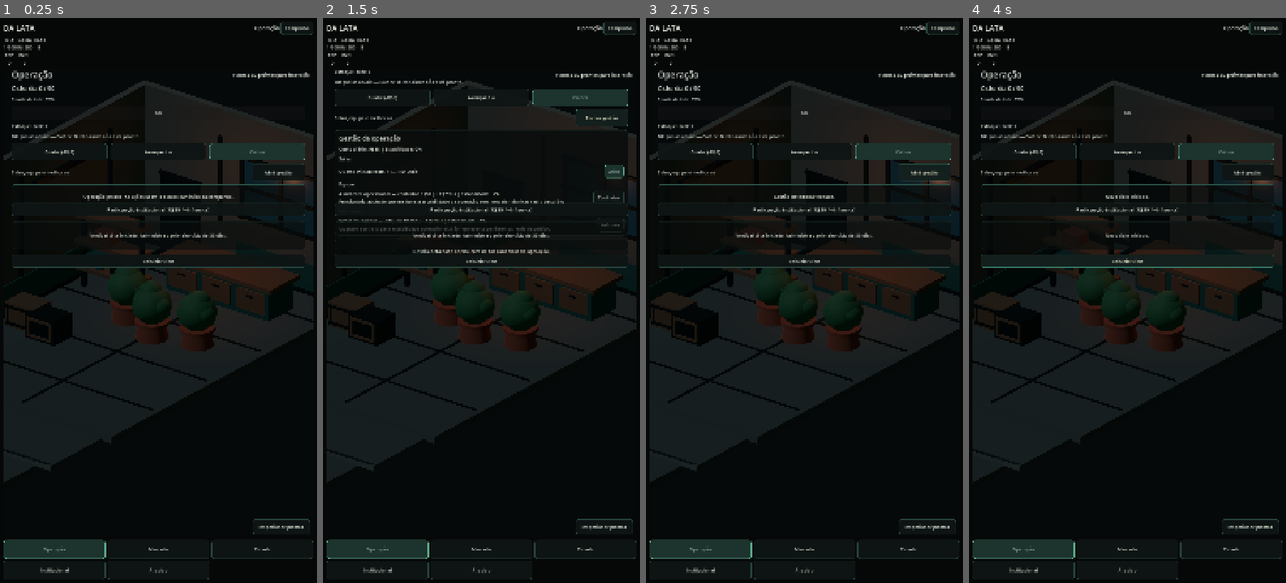
Above: before the commit, frames 1-4 (left to right).
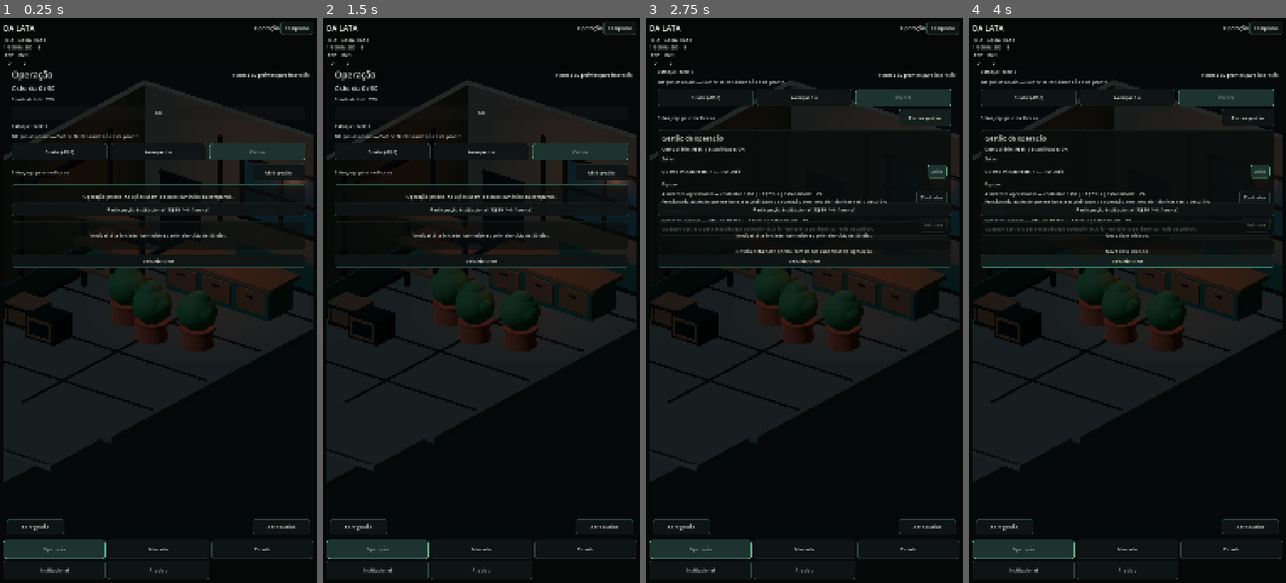
Above: after the commit, the same moments.

Repository: az1nn/growing-rio
Game: Godot game, scene res://scenes/shell/game_shell.tscn
Same seed, same stepped clock (60 frames per second), same inputs: the game is played once before the commit and once after it.
Inputs:
- Up to frame 1 (0.25 s): no input
- Up to frame 2 (1.5 s): click "Inspecionar plantas" (after the commit: "Abrir cultivo") at 0.5 s; click "Abrir gestão" at 1.25 s
- Up to frame 3 (2.75 s): click "Fechar gestão" (after the commit: "Abrir gestão") at 2 s
- Up to frame 4 (4 s): click "Reiniciar ciclo" at 2.75 s; click "Reiniciar ciclo" at 3.5 s

The runs differ from the first frame. In frame 1, 0.2% of the frame differs, in the area x 2-96%, y 88-92%; in frame 2, 6.1%, in the area x 2-97%, y 9-92%; in frame 3, 5.9%; in frame 4, 5.8%.
Error before the commit: Invalid assignment of property or key 'accessibility_name' with value of type 'String' on a base object of type 'null instance'. (res://scenes/visual/operation…

Commit message:
feat(011): add Operation management hotspot

Diff:
--- a/scenes/visual/operation_diorama.tscn
+++ b/scenes/visual/operation_diorama.tscn
@@ -108,7 +108,10 @@
 size = Vector3(4.6, 0.18, 3.6)
 
 [sub_resource type="BoxShape3D" id="Shape_plant_cluster"]
-size = Vector3(4.8, 2.8, 3.2)
+size = Vector3(3.4, 2.4, 2.4)
+
+[sub_resource type="BoxShape3D" id="Shape_management_storage"]
+size = Vector3(1.45, 2.6, 1.35)
 
 [node name="OperationDiorama" type="SubViewportContainer"]
 layout_mode = 1
@@ -138,6 +141,15 @@
 
 [node name="CollisionShape3D" type="CollisionShape3D" parent="Viewport/World/InteractivePlantCluster"]
 shape = SubResource("Shape_plant_cluster")
+
+[node name="ManagementStorageInteraction" type="Area3D" parent="Viewport/World"]
+position = Vector3(-2.1, 1.42, -0.45)
+input_ray_pickable = true
+collision_layer = 1
+collision_mask = 1
+
+[node name="CollisionShape3D" type="CollisionShape3D" parent="Viewport/World/ManagementStorageInteraction"]
+shape = SubResource("Shape_management_storage")
 
 [node name="WorldEnvironment" type="WorldEnvironment" parent="Viewport/World"]
 environment = SubResource("Environment_operation")
@@ -662,6 +674,20 @@
 mouse_filter = 2
 text = "Plantas 3D prontas para interação"
 horizontal_alignment = 2
+
+[node name="ManagementActionButton" type="Button" parent="."]
+z_index = 20
+custom_minimum_size = Vector2(190, 48)
+layout_mode = 1
+anchors_preset = 2
+anchor_top = 1.0
+anchor_bottom = 1.0
+offset_left = 12.0
+offset_top = -62.0
+offset_right = 206.0
+offset_bottom = -12.0
+grow_vertical = 0
+text = "Abrir gestão"
 
 [node name="ObjectActionButton" type="Button" parent="."]
 z_index = 20
@@ -678,7 +704,9 @@
 offset_bottom = -12.0
 grow_horizontal = 0
 grow_vertical = 0
-text = "Inspecionar plantas"
+text = "Abrir cultivo"
 
 [connection signal="input_event" from="Viewport/World/InteractivePlantCluster" to="." method="_on_interactive_plant_cluster_input_event"]
+[connection signal="input_event" from="Viewport/World/ManagementStorageInteraction" to="." method="_on_management_storage_input_event"]
+[connection signal="pressed" from="ManagementActionButton" to="." method="_on_management_action_button_pressed"]
 [connection signal="pressed" from="ObjectActionButton" to="." method="_on_object_action_button_pressed"]
Not shown: 1 places in scenes/visual/operation_diorama.tscn that only renumber resources
